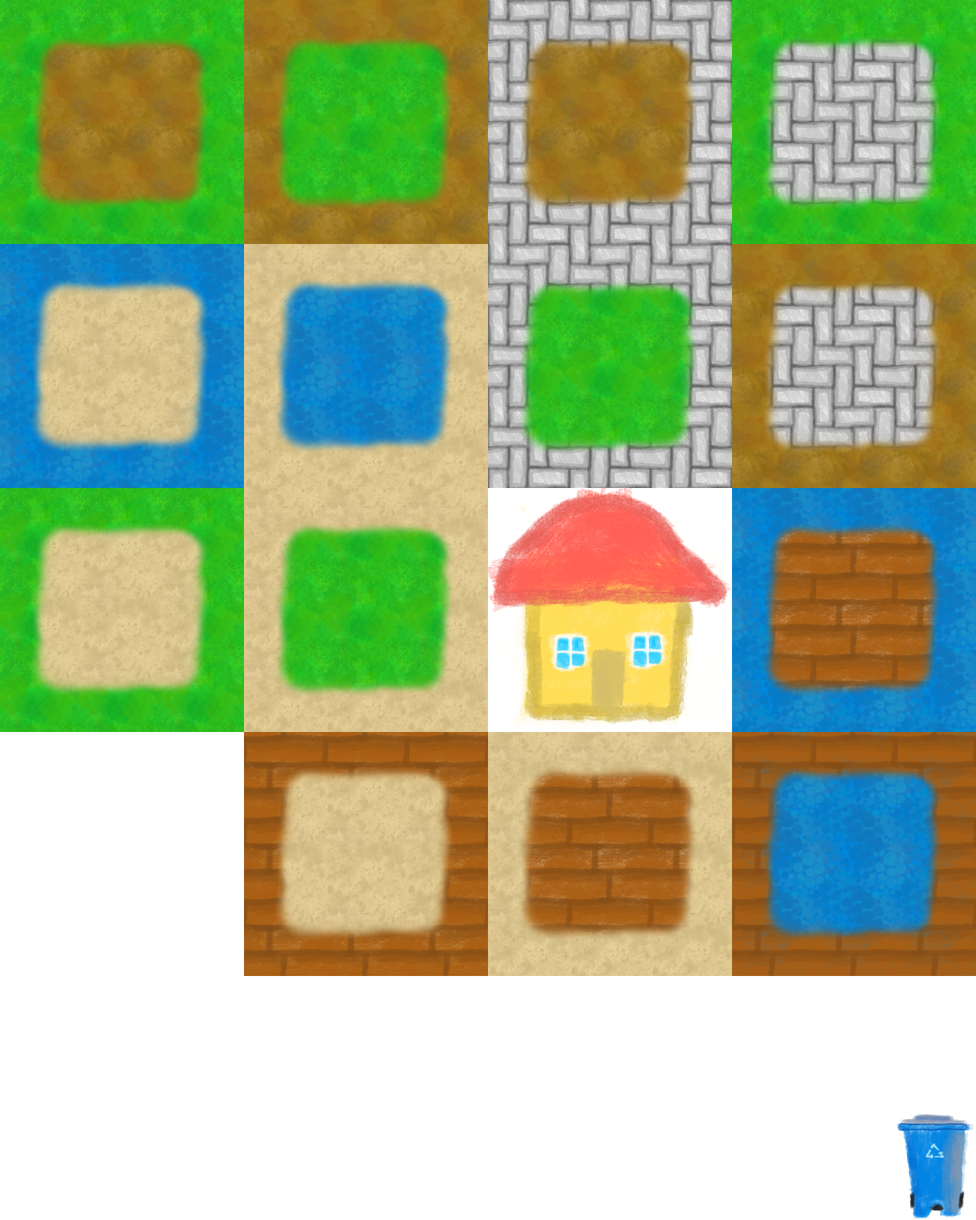
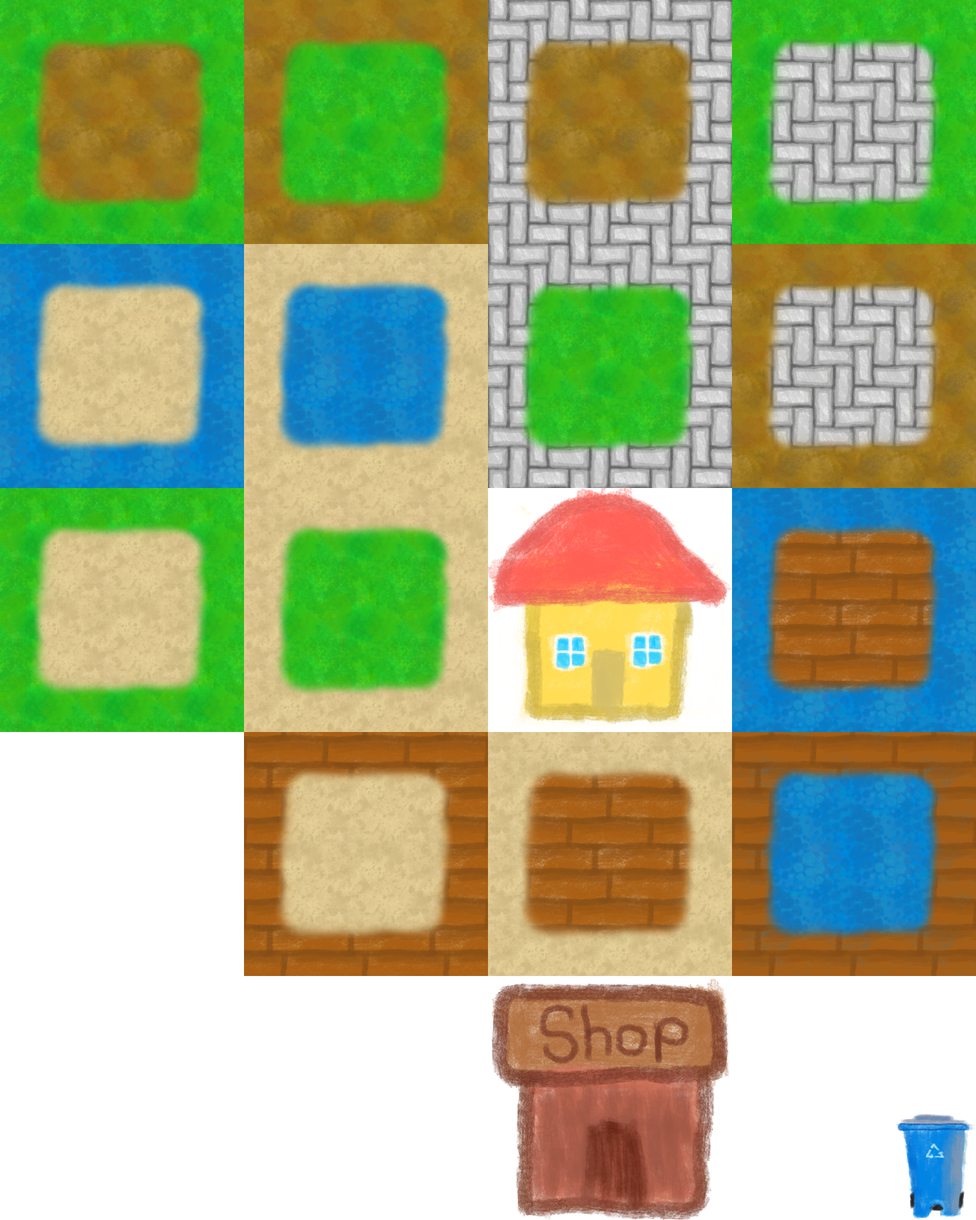
Layer changes from the first 976x1220 image to the second:
painted on "Background" over box(491, 978, 730, 1220)
